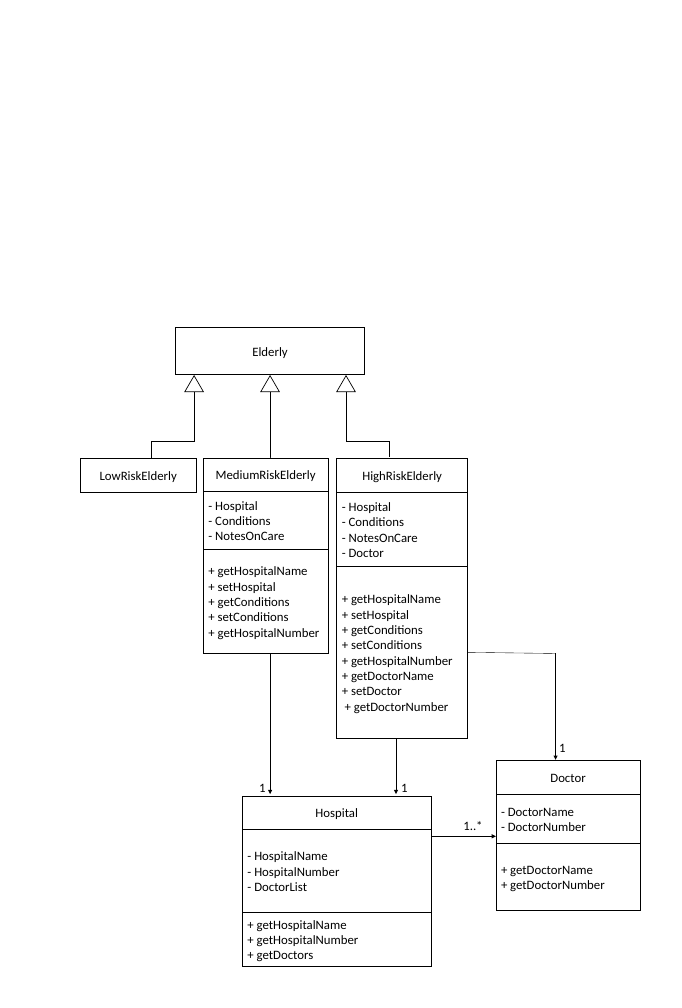
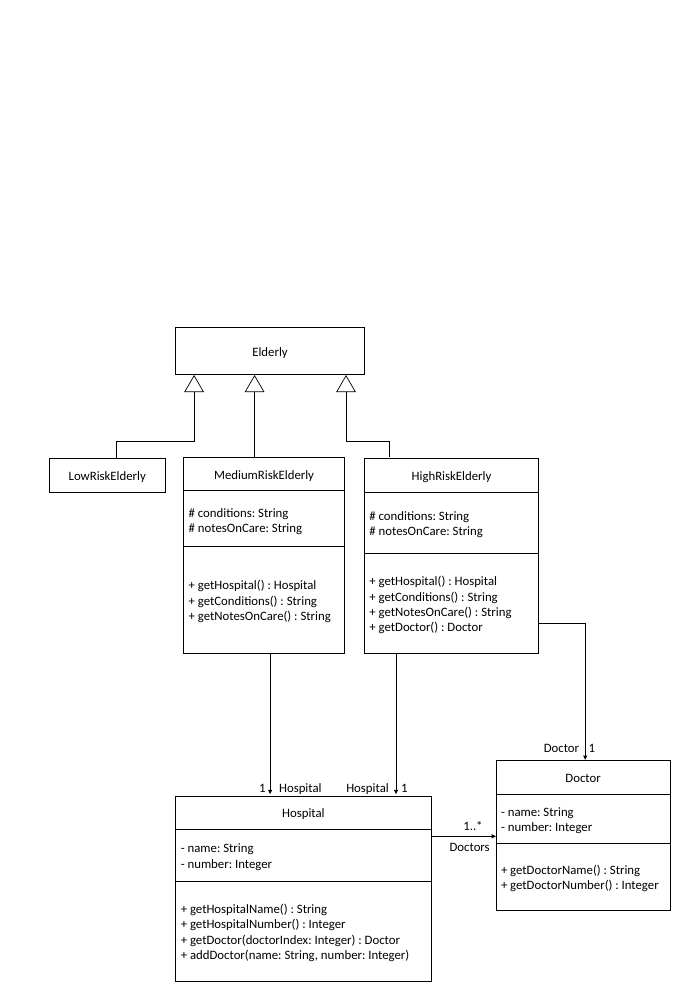
Before and after one commit to wutdequack/tp, a slide deck: slide 1 of docs/uml.pptx. Drawn at 682x1008 pixels with LibreOffice and Linux fonts; fonts in the diff are those of the drawing. Boxes give left, top, right and bottom in pixels: in the first picture for what was removed or moved away, otherwise in the second. Text is boxed around its words. In the diff, an @@ line names an element or a change of style, - is before the commit and + after.

```diff
--- a/docs/uml.pptx
+++ b/docs/uml.pptx
@@ triangle: place and size @@
-triangle at bbox=[261, 376, 279, 391]
+triangle at bbox=[246, 376, 264, 391]
@@ line moved from (270, 392) - (270, 458) to (255, 392) - (255, 458) @@
@@ line moved from (151, 442) - (151, 458) to (116, 442) - (116, 458) @@
@@ line moved from (194, 442) - (151, 442) to (194, 442) - (116, 442) @@
@@ rectangle "LowRiskElderly": place and size @@
-rectangle "LowRiskElderly" at bbox=[80, 459, 196, 493]
+rectangle "LowRiskElderly" at bbox=[50, 459, 165, 493]
@@ rectangle "MediumRiskElderly": place and size @@
-rectangle "MediumRiskElderly" at bbox=[204, 458, 328, 492]
+rectangle "MediumRiskElderly" at bbox=[184, 457, 345, 492]
@@ rectangle "HighRiskElderly": place and size @@
-rectangle "HighRiskElderly" at bbox=[337, 459, 468, 493]
+rectangle "HighRiskElderly" at bbox=[364, 459, 539, 493]
@@ rectangle "# conditions: String": place and size @@
-rectangle "# conditions: String" at bbox=[204, 492, 328, 549]
+rectangle "# conditions: String" at bbox=[184, 490, 345, 550]
@@ text in rectangle at bbox=[198, 508, 302, 534]: text changed @@
-- Hospital
-- Conditions
-- NotesOnCare
+# conditions: String
+# notesOnCare: String
@@ rectangle "# conditions: String": place and size @@
-rectangle "# conditions: String" at bbox=[337, 492, 468, 566]
+rectangle "# conditions: String" at bbox=[364, 492, 539, 554]
@@ text in rectangle at bbox=[379, 511, 483, 538]: text changed @@
-- Hospital
-- Conditions
-- NotesOnCare
-- Doctor
+# conditions: String
+# notesOnCare: String
@@ rectangle "+ getHospital() : Hospital": place and size @@
-rectangle "+ getHospital() : Hospital" at bbox=[204, 549, 328, 653]
+rectangle "+ getHospital() : Hospital" at bbox=[184, 547, 345, 654]
@@ rectangle "+ getHospital() : Hospital": place and size @@
-rectangle "+ getHospital() : Hospital" at bbox=[337, 566, 468, 739]
+rectangle "+ getHospital() : Hospital" at bbox=[364, 554, 539, 653]
@@ text in rectangle at bbox=[198, 580, 331, 623]: text changed @@
-+ getHospitalName
-+ setHospital
-+ getConditions
-+ setConditions
-+ getHospitalNumber
++ getHospital() : Hospital
++ getConditions() : String
++ getNotesOnCare() : String
@@ text in rectangle at bbox=[379, 576, 511, 634]: text changed @@
-+ getHospitalName
-+ setHospital
-+ getConditions
-+ setConditions
-+ getHospitalNumber
-+ getDoctorName
-+ setDoctor
-+ getDoctorNumber
++ getHospital() : Hospital
++ getConditions() : String
++ getNotesOnCare() : String
++ getDoctor() : Doctor
@@ line moved from (556, 653) - (468, 652) to (585, 623) - (539, 623) @@
@@ arrow moved from (556, 653) - (556, 760) to (585, 623) - (585, 760) @@
@@ arrow moved from (396, 738) - (396, 794) to (396, 653) - (396, 794) @@
@@ text added at bbox=[544, 743, 579, 752], 18 pt, text #000000 @@
+Doctor
@@ text "1": place and size @@
-text "1" at bbox=[559, 744, 565, 752]
+text "1" at bbox=[589, 743, 595, 752]
@@ rectangle "Doctor": place and size @@
-rectangle "Doctor" at bbox=[496, 761, 641, 795]
+rectangle "Doctor" at bbox=[496, 761, 671, 795]
@@ rectangle "Hospital": place and size @@
-rectangle "Hospital" at bbox=[243, 796, 431, 830]
+rectangle "Hospital" at bbox=[176, 796, 431, 830]
@@ text added at bbox=[279, 783, 322, 797], 18 pt, text #000000 @@
+Hospital
@@ text added at bbox=[346, 783, 389, 794], 18 pt, text #000000 @@
+Hospital
@@ rectangle "- name: String": place and size @@
-rectangle "- name: String" at bbox=[496, 794, 641, 843]
+rectangle "- name: String" at bbox=[496, 794, 671, 843]
@@ text in rectangle at bbox=[508, 807, 592, 834]: text changed @@
-- DoctorName
-- DoctorNumber
+- name: String
+- number: Integer
@@ rectangle "- name: String": place and size @@
-rectangle "- name: String" at bbox=[243, 830, 431, 913]
+rectangle "- name: String" at bbox=[176, 830, 431, 882]
@@ text in rectangle at bbox=[188, 843, 272, 870]: text changed @@
-- HospitalName
-- HospitalNumber
-- DoctorList
+- name: String
+- number: Integer
@@ text added at bbox=[450, 842, 490, 851], 18 pt, text #000000 @@
+Doctors
@@ rectangle "+ getDoctorName() : String": place and size @@
-rectangle "+ getDoctorName() : String" at bbox=[496, 843, 641, 911]
+rectangle "+ getDoctorName() : String" at bbox=[496, 843, 671, 911]
@@ text in rectangle at bbox=[510, 865, 659, 892]: text changed @@
-+ getDoctorName
-+ getDoctorNumber
++ getDoctorName() : String
++ getDoctorNumber() : Integer
@@ rectangle "+ getHospitalName() : String": place and size @@
-rectangle "+ getHospitalName() : String" at bbox=[243, 913, 431, 966]
+rectangle "+ getHospitalName() : String" at bbox=[176, 882, 431, 981]
@@ text in rectangle at bbox=[190, 904, 409, 962]: text changed @@
-+ getHospitalName
-+ getHospitalNumber
-+ getDoctors
++ getHospitalName() : String
++ getHospitalNumber() : Integer
++ getDoctor(doctorIndex: Integer) : Doctor
++ addDoctor(name: String, number: Integer)
```
Also in this commit, not shown: 2 other files.
